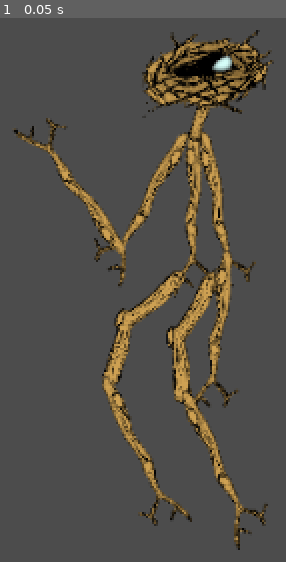
Above: before the commit, frame 1.
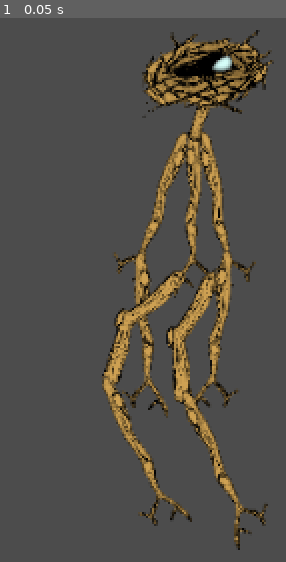
Above: after the commit, the same moment.

Repository: thesage1014/pigsSSJomt
Game: Godot game, scene res://sticky.tscn
The game is run twice, just before and just after one commit, with the same random seed, the same clock (stepped at 60 frames per second) and the same inputs.
Inputs:
- Up to frame 1 (0.05 s): no input

The runs differ from the first frame. In frame 1, 3.9% of the frame differs, in the area x 4-66%, y 18-74%.

Commit message:
minor fixes

Diff:
--- a/scripts/Fighter1.gd
+++ b/scripts/Fighter1.gd
@@ -4,30 +4,55 @@
 # var a = 2
 # var b = "text"
 var nextMove = 0
-var moveCount = 10
+var moveCount = 0
+
+var MoveList = [
+				'rest',
+				'punchR',
+				'punchL',
+				'block',
+				'kickR',
+				'kickL',
+				'grab?',
+				]
 
 
 # Called when the node enters the scene tree for the first time.
 func _ready():
-	pass # Replace with function body.
+	moveCount = MoveList.size() -1 # for some reason it counts size from 1 but calls array members from 0, so calling array[array.size] causes a crash
+
+	print("move count: ", moveCount)
+	pass
 
 func _input(event):
+
+
+
 	if event.is_action_pressed("ui_select"):
-		print("Player 1 picked ", nextMove)
+		print("Player 1 picked ", MoveList[nextMove])
+		#should probably call a function on the game control node and pass the selected move so it can trigger the timer and then play the animation?
 
 	elif event.is_action_released("ui_up"):
 		nextMove += 1
-		print(nextMove)
+		CheckLength()
+		print(MoveList[nextMove])
 	elif event.is_action_released("ui_down"):
 		nextMove -= 1
-		print(nextMove)
+		CheckLength()
+		print(MoveList[nextMove])
 
 # Called every frame. 'delta' is the elapsed time since the previous frame.
-func _process(delta):
-	if !nextMove:
-		nextMove = 0
-	elif nextMove > moveCount:
+func CheckLength():
+	if nextMove > moveCount:
 		nextMove = 0
 	elif nextMove < 0:
 		nextMove = moveCount
-#	pass
+	pass
+func _process(delta):
+	#if !nextMove:
+		#nextMove = 0
+	if nextMove > moveCount:
+		nextMove = 0
+	elif nextMove < 0:
+		nextMove = moveCount
+	pass
--- a/sticky.tscn
+++ b/sticky.tscn
@@ -104,10 +104,10 @@
 tracks/0/imported = false
 tracks/0/enabled = true
 tracks/0/keys = {
-"times": PoolRealArray( 0, 0.5, 1 ),
-"transitions": PoolRealArray( 1, 1, 1 ),
-"update": 0,
-"values": [ Vector2( 1080.3, 36.2786 ), Vector2( 1080.3, 36.2786 ), Vector2( 1080.3, 36.2786 ) ]
+"times": PoolRealArray( 0, 0.1, 0.3, 0.6 ),
+"transitions": PoolRealArray( 1, 1, 1, 1 ),
+"update": 0,
+"values": [ Vector2( 1080.3, 36.2786 ), Vector2( 1080.3, 36.2786 ), Vector2( 943.12, 43.079 ), Vector2( 1080.3, 36.2786 ) ]
 }
 tracks/1/type = "value"
 tracks/1/path = NodePath("Torso/ArmR/AnimatedSprite4/Position2D:rotation_degrees")
@@ -116,10 +116,10 @@
 tracks/1/imported = false
 tracks/1/enabled = true
 tracks/1/keys = {
-"times": PoolRealArray( 0, 0.5, 1 ),
-"transitions": PoolRealArray( 1, 1, 1 ),
-"update": 0,
-"values": [ -766.103, -1079.35, -1338.19 ]
+"times": PoolRealArray( 0, 0.1, 0.3, 0.6 ),
+"transitions": PoolRealArray( 1, 1, 1, 1 ),
+"update": 0,
+"values": [ -766.103, -1079.35, -766.103, -1338.19 ]
 }
 tracks/2/type = "value"
 tracks/2/path = NodePath("Torso/ArmR/AnimatedSprite4:position")
@@ -128,10 +128,10 @@
 tracks/2/imported = false
 tracks/2/enabled = true
 tracks/2/keys = {
-"times": PoolRealArray( 0, 0.5, 1 ),
-"transitions": PoolRealArray( 1, 1, 1 ),
-"update": 0,
-"values": [ Vector2( 1100.45, 36.2783 ), Vector2( 1100.45, 36.2783 ), Vector2( 1100.45, 36.2783 ) ]
+"times": PoolRealArray( 0, 0.1, 0.3, 0.6 ),
+"transitions": PoolRealArray( 1, 1, 1, 1 ),
+"update": 0,
+"values": [ Vector2( 1100.45, 36.2783 ), Vector2( 1100.45, 36.2783 ), Vector2( 1100.45, 36.2783 ), Vector2( 1100.45, 36.2783 ) ]
 }
 tracks/3/type = "value"
 tracks/3/path = NodePath("Torso/ArmR/AnimatedSprite4:rotation_degrees")
@@ -140,10 +140,10 @@
 tracks/3/imported = false
 tracks/3/enabled = true
 tracks/3/keys = {
-"times": PoolRealArray( 0, 0.5, 1 ),
-"transitions": PoolRealArray( 1, 1, 1 ),
-"update": 0,
-"values": [ 115.049, 19.8733, -23.1167 ]
+"times": PoolRealArray( 0, 0.1, 0.3, 0.6 ),
+"transitions": PoolRealArray( 1, 1, 1, 1 ),
+"update": 0,
+"values": [ 115.049, 19.8733, 115.049, -23.1167 ]
 }
 tracks/4/type = "value"
 tracks/4/path = NodePath("Torso/ArmR:position")
@@ -152,10 +152,10 @@
 tracks/4/imported = false
 tracks/4/enabled = true
 tracks/4/keys = {
-"times": PoolRealArray( 0, 0.5, 1 ),
-"transitions": PoolRealArray( 1, 1, 1 ),
-"update": 0,
-"values": [ Vector2( -644.386, 163.503 ), Vector2( -644.386, 163.503 ), Vector2( -644.386, 163.503 ) ]
+"times": PoolRealArray( 0, 0.1, 0.3, 0.6 ),
+"transitions": PoolRealArray( 1, 1, 1, 1 ),
+"update": 0,
+"values": [ Vector2( -644.386, 163.503 ), Vector2( -644.386, 163.503 ), Vector2( -644.386, 163.503 ), Vector2( -644.386, 163.503 ) ]
 }
 tracks/5/type = "value"
 tracks/5/path = NodePath("Torso/ArmR:rotation_degrees")
@@ -164,10 +164,10 @@
 tracks/5/imported = false
 tracks/5/enabled = true
 tracks/5/keys = {
-"times": PoolRealArray( 0, 0.5, 1 ),
-"transitions": PoolRealArray( 1, 1, 1 ),
-"update": 0,
-"values": [ 25.2324, 72.7887, 15.3063 ]
+"times": PoolRealArray( 0, 0.1, 0.3, 0.6 ),
+"transitions": PoolRealArray( 1, 1, 1, 1 ),
+"update": 0,
+"values": [ 25.2324, 72.7887, 25.2324, 15.3063 ]
 }
 
 [sub_resource type="Animation" id=5]
@@ -735,7 +735,7 @@
 
 [node name="ArmR" type="AnimatedSprite" parent="Fighter1/Skeleton2D/Torso"]
 position = Vector2( -644.386, 163.503 )
-rotation = 0.440388
+rotation = 0.267145
 frames = ExtResource( 2 )
 offset = Vector2( 666.993, 76.2777 )
 flip_v = true
@@ -746,7 +746,7 @@
 
 [node name="AnimatedSprite4" type="AnimatedSprite" parent="Fighter1/Skeleton2D/Torso/ArmR"]
 position = Vector2( 1100.45, 36.2783 )
-rotation = 2.00798
+rotation = -0.403462
 frames = ExtResource( 2 )
 offset = Vector2( 666.993, 76.2777 )
 flip_v = true
@@ -755,8 +755,8 @@
 }
 
 [node name="Position2D" type="Position2D" parent="Fighter1/Skeleton2D/Torso/ArmR/AnimatedSprite4"]
-position = Vector2( 943.12, 43.079 )
-rotation = -13.371
+position = Vector2( 1080.3, 36.2786 )
+rotation = -23.3558
 __meta__ = {
 "_edit_bone_": true
 }
